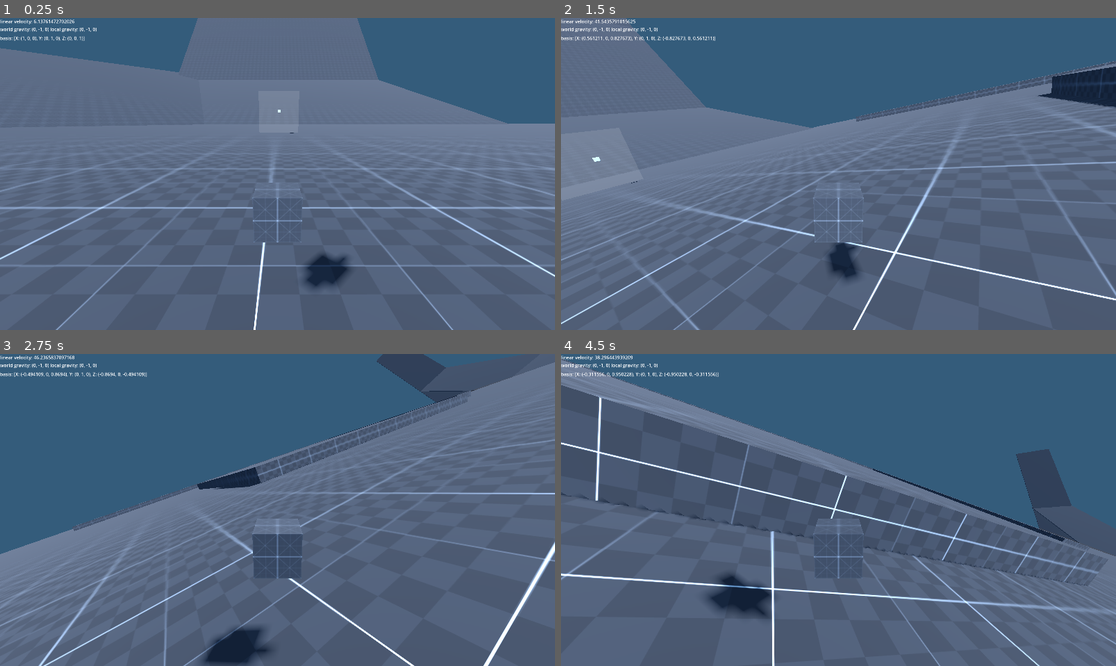
Above: before the commit, frames 1-4 (two rows, left to right).
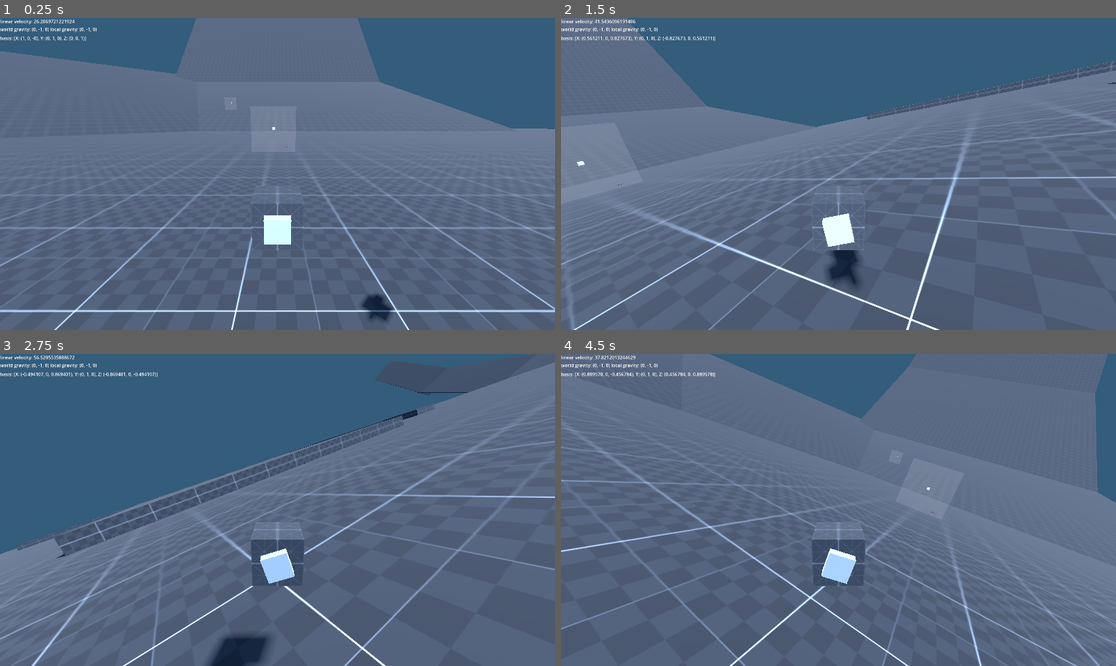
Above: after the commit, the same moments.

Repository: CactusHertz/car-test
Game: Godot game, scene res://level.tscn
Two runs of this game, one before a commit and one after it. Both use one fixed random seed, a clock stepped at 60 frames per second and the inputs below.
Inputs:
- Up to frame 1 (0.25 s): no input
- Up to frame 2 (1.5 s): hold D (move_right) 0.53-1.28 s; tap Space (boost) at 0.6, 1.35 s; hold S (move_back) from 1.28 s (still down)
- Up to frame 3 (2.75 s): release S (move_back) at 2.03 s; hold D (move_right) from 2.03 s (still down); tap Space (boost) at 2.1 s
- Up to frame 4 (4.5 s): release D (move_right) at 2.78 s; hold W (move_forward) 2.78-3.53 s; tap Space (boost) at 2.85, 3.6, 4.35 s; hold A (move_left) from 3.53 s (still down); tap R (respawn, bound only after the commit) at 4.15 s

The runs differ from the first frame. In frame 1, 7.6% of the frame differs, in the area x 0-100%, y 0-100%; in frame 2, 7.7%; in frame 3, 9.3%; in frame 4, 46%.

Commit message:
Add checkpoints

Diff:
--- a/Car_rb.gd
+++ b/Car_rb.gd
@@ -29,14 +29,21 @@
 var curr_direction := Vector3.BACK
 var target_direction := Vector3.BACK
 
-var spawn_location := Vector3(0, 5, 0)
+var spawn_location : Transform3D
 var max_depth := -30.0
 var last_check_point := spawn_location
 
+func _ready() -> void:
+	spawn_location = transform
+
 func _process(delta) -> void:
-	if position.y < max_depth:
-		position = spawn_location
-		linear_velocity = Vector3.ZERO
+	if position.y < max_depth or Input.is_action_just_pressed("respawn"):
+		respawn()
+
+
+func respawn() -> void:
+	transform = spawn_location
+	linear_velocity = Vector3.ZERO
 
 # state.step = delta
 func _integrate_forces(state) -> void:
@@ -58,7 +65,7 @@
 	apply_central_force(basis * movement_velocity)
 	apply_central_force(basis * Vector3.DOWN * gravity_force)
 
-	var input = get_model_oriented_input()
+	var input = get_model_oriented_input().normalized()
 	var slerp_speed = 2.0
 	curr_direction = curr_direction.slerp(input, state.step * slerp_speed)
 
--- a/Car_rb.tscn
+++ b/Car_rb.tscn
@@ -16,6 +16,9 @@
 [sub_resource type="BoxMesh" id="BoxMesh_yxw50"]
 
 [sub_resource type="SphereShape3D" id="SphereShape3D_ch6u2"]
+
+[sub_resource type="BoxMesh" id="BoxMesh_huuqd"]
+size = Vector3(0.5, 0.5, 0.5)
 
 [node name="Car" type="RigidBody3D" groups=["car"]]
 rotation_edit_mode = 1
@@ -43,12 +46,17 @@
 ride_height = -4.0
 
 [node name="Timer" type="Timer" parent="."]
+wait_time = 2.0
 
 [node name="UI" parent="." instance=ExtResource("4_unieb")]
 
 [node name="CameraAnchor" type="Node3D" parent="."]
 
 [node name="Camera3D" type="Camera3D" parent="CameraAnchor"]
-transform = Transform3D(1, 0, 0, 0, 0.965926, 0.258819, 0, -0.258819, 0.965926, 0, 2, 4.26739)
+transform = Transform3D(1, 0, 0, 0, 0.965926, 0.258819, 0, -0.258819, 0.965926, 0, 2, 4)
+
+[node name="MeshInstance3D" type="MeshInstance3D" parent="."]
+transform = Transform3D(1, 0, 0, 0, 1, 0, 0, 0, 1, 0, 0, 0.439447)
+mesh = SubResource("BoxMesh_huuqd")
 
 [connection signal="timeout" from="Timer" to="." method="_on_timer_timeout"]
--- a/check_point.gd
+++ b/check_point.gd
@@ -1,10 +1,12 @@
 extends Area3D
 
+@onready var spawn_point = $SpawnPoint
 
 
 func _on_body_entered(body):
 	if body.is_in_group("car"):
-		pass
+		body.spawn_location = spawn_point.global_transform
+
 
 
 func _on_body_exited(body):
--- a/check_point.tscn
+++ b/check_point.tscn
@@ -3,7 +3,7 @@
 [ext_resource type="Script" path="res://check_point.gd" id="1_ppkar"]
 
 [sub_resource type="BoxShape3D" id="BoxShape3D_ktwob"]
-size = Vector3(16, 16, 1)
+size = Vector3(16, 16, 4)
 
 [sub_resource type="StandardMaterial3D" id="StandardMaterial3D_iljbt"]
 transparency = 1
@@ -30,7 +30,7 @@
 mesh = SubResource("BoxMesh_nahpj")
 
 [node name="VisualPointer" type="MeshInstance3D" parent="."]
-transform = Transform3D(1, 0, 0, 0, 1, 0, 0, 0, 1, 0, 8, 10)
+transform = Transform3D(1, 0, 0, 0, 1, 0, 0, 0, 1, 0, 8, -8)
 mesh = SubResource("BoxMesh_l5cir")
 
 [connection signal="body_entered" from="." to="." method="_on_body_entered"]
--- a/level.tscn
+++ b/level.tscn
@@ -42,9 +42,6 @@
 shadow_enabled = true
 directional_shadow_mode = 0
 
-[node name="Car" parent="." instance=ExtResource("2_xqhmb")]
-transform = Transform3D(1, 0, 0, 0, 1, 0, 0, 0, 1, 0, 5, 1)
-
 [node name="Floors" type="Node3D" parent="."]
 
 [node name="Floor" type="MeshInstance3D" parent="Floors"]
@@ -199,7 +196,7 @@
 size = Vector3(191, 4, 743)
 
 [node name="CSGBox3D9" type="CSGBox3D" parent="."]
-transform = Transform3D(0.61975, -0.445211, 0.646295, -0.474444, 0.443446, 0.760433, -0.62515, -0.777909, 0.0635973, 808.073, 229.976, 1895.76)
+transform = Transform3D(0.61975, -0.0624171, 0.782313, -0.474444, 0.764252, 0.436831, -0.62515, -0.64189, 0.444031, 927.667, 267.988, 1985.48)
 material_override = SubResource("StandardMaterial3D_7a4j5")
 use_collision = true
 size = Vector3(191, 4, 743)
@@ -231,3 +228,12 @@
 
 [node name="CheckPoint" parent="." instance=ExtResource("3_1kxrf")]
 transform = Transform3D(1, 0, 0, 0, 1, 0, 0, 0, 1, 0.544048, 1.90735e-06, -80.7999)
+
+[node name="CheckPoint2" parent="." instance=ExtResource("3_1kxrf")]
+transform = Transform3D(1, 1.54268e-08, 5.75737e-08, 0, 0.965926, -0.258819, -5.96046e-08, 0.258819, 0.965926, -61.0661, 24.0778, -296.7)
+
+[node name="CheckPoint3" parent="." instance=ExtResource("3_1kxrf")]
+transform = Transform3D(1, 7.10543e-15, -5.96047e-08, 0, -1, -5.96046e-08, -5.96047e-08, 8.9407e-08, -1, -61.0662, 1056.85, -609.606)
+
+[node name="Car" parent="." instance=ExtResource("2_xqhmb")]
+transform = Transform3D(1, 0, 1.98419e-09, 0, 1, 0, -1.98419e-09, 0, 1, 2, 12, -10)
--- a/project.godot
+++ b/project.godot
@@ -53,6 +53,11 @@
 "events": [Object(InputEventKey,"resource_local_to_scene":false,"resource_name":"","device":-1,"window_id":0,"alt_pressed":false,"shift_pressed":false,"ctrl_pressed":false,"meta_pressed":false,"pressed":false,"keycode":0,"physical_keycode":32,"key_label":0,"unicode":32,"echo":false,"script":null)
 ]
 }
+respawn={
+"deadzone": 0.5,
+"events": [Object(InputEventKey,"resource_local_to_scene":false,"resource_name":"","device":-1,"window_id":0,"alt_pressed":false,"shift_pressed":false,"ctrl_pressed":false,"meta_pressed":false,"pressed":false,"keycode":0,"physical_keycode":82,"key_label":0,"unicode":114,"echo":false,"script":null)
+]
+}
 
 [physics]
 
Not shown: 1 places in Car_rb.tscn that only renumber resources
